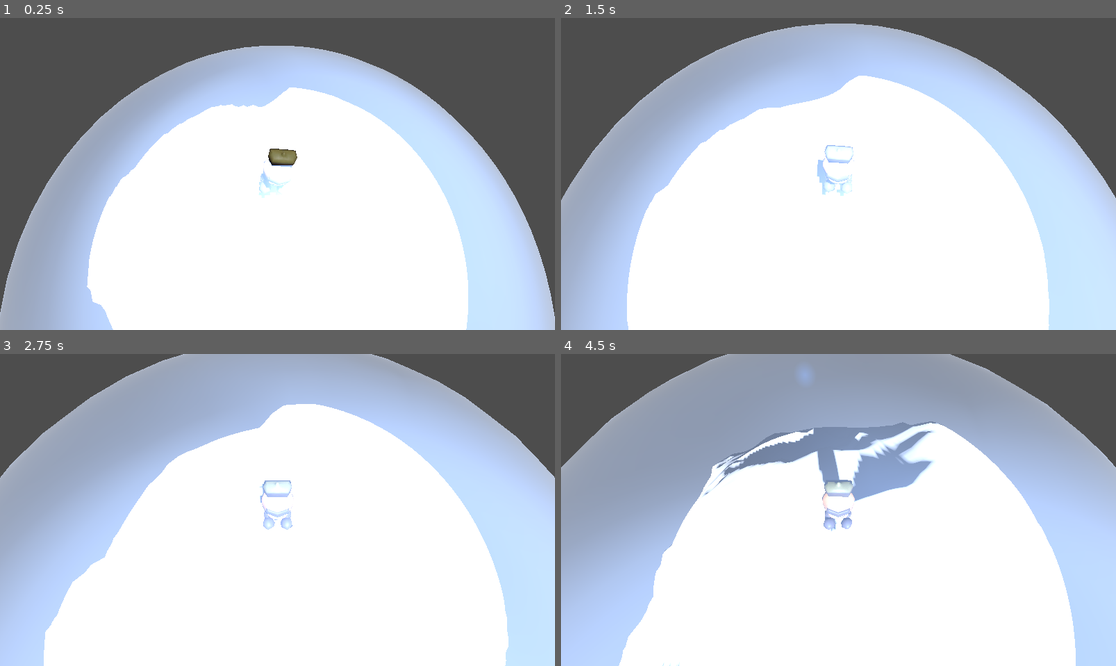
Above: before the commit, frames 1-4 (two rows, left to right).
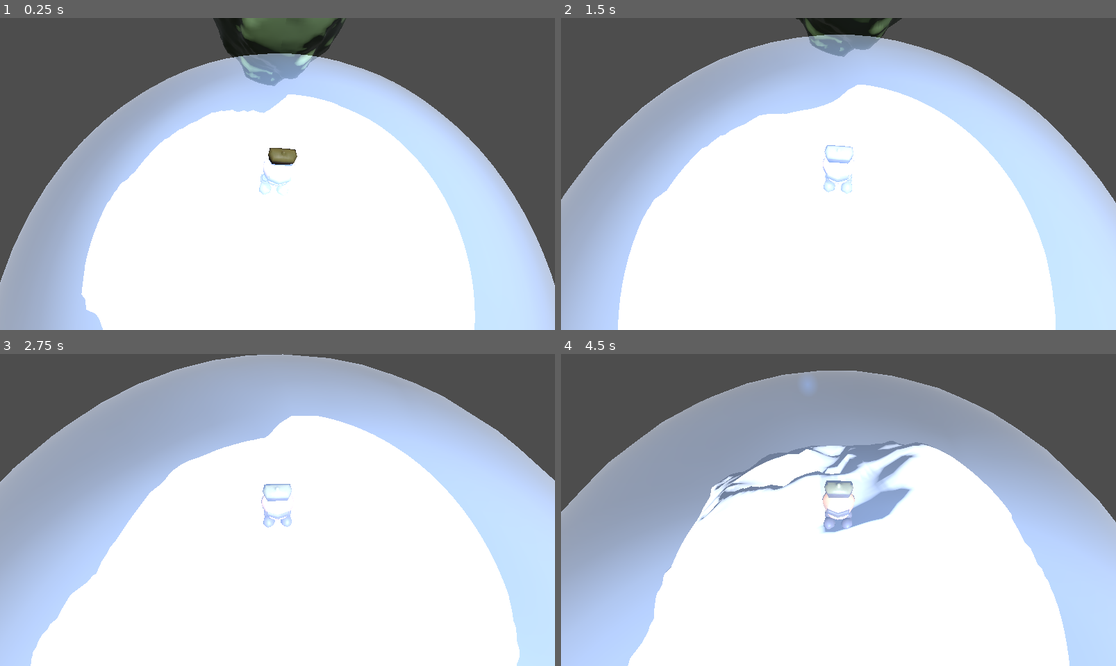
Above: after the commit, the same moments.

Repository: fsrechia/ggj25-blob
Game: Godot game, scene res://Scenes/PlanetScene.tscn
Two runs of this game, one before a commit and one after it. Both use one fixed random seed, a clock stepped at 60 frames per second and the inputs below. A sky picture missing from this copy of the repository is replaced by a grey-blue gradient.
Inputs (mouse positions are in pixels of both pictures, inside the frame that each line leads up to):
- Up to frame 1 (0.25 s): no input
- Up to frame 2 (1.5 s): tap Enter (ui_accept) at 0.5 s; move the mouse to (866, 174) at 0.52 s; hold F (interact) 0.53-1.28 s; hold W (forward) from 0.53 s (still down); tap Space (jump) at 0.77 s; move the mouse to (810, 174) at 1.27 s; tap F (interact) at 1.35 s
- Up to frame 3 (2.75 s): keep holding W (forward); tap Space (jump) at 1.52 s; move the mouse to (288, 503) at 2.02 s; hold F (interact) from 2.03 s (still down)
- Up to frame 4 (4.5 s): keep holding W (forward); move the mouse to (832, 516) at 2.77 s; release F (interact) at 2.78 s; tap F (interact) at 2.85, 4.35 s; tap Space (jump) at 3.02, 3.77 s; move the mouse to (877, 513) at 3.52 s; hold F (interact) 3.53-4.28 s; move the mouse to (794, 506) at 4.27 s

The runs differ from the first frame. In frame 1, 6.4% of the frame differs, in the area x 0-100%, y 0-100%; in frame 2, 6.5%; in frame 3, 6.2%; in frame 4, 25%.

Commit message:
Add another planet

Diff:
--- a/Scenes/PlanetScene.tscn
+++ b/Scenes/PlanetScene.tscn
@@ -1,10 +1,11 @@
-[gd_scene load_steps=18 format=3 uid="uid://bppn1jo6uahww"]
+[gd_scene load_steps=19 format=3 uid="uid://bppn1jo6uahww"]
 
 [ext_resource type="Material" uid="uid://bb56vrpwj6p0x" path="res://Materials/Stone.tres" id="2_3e4hk"]
 [ext_resource type="PackedScene" uid="uid://coqp6023uuofy" path="res://Assets/Planet/Planeta 3.glb" id="2_yn5ct"]
 [ext_resource type="Script" path="res://Forces/PointGravity.gd" id="3_k6k61"]
 [ext_resource type="Script" path="res://Forces/GravityFalloffModelShifted.gd" id="4_rc4l4"]
 [ext_resource type="Environment" uid="uid://dx1vxt3e1e0rc" path="res://Camera/EmptySpace.tres" id="5_5kygm"]
+[ext_resource type="PackedScene" uid="uid://c2qaycdxyamuh" path="res://Assets/Planet/Planeta 2.glb" id="5_msvbl"]
 [ext_resource type="Script" path="res://Scripts/AtmosphericBubble.gd" id="6_xcch3"]
 [ext_resource type="AudioStream" uid="uid://co0c0uighcuua" path="res://Assets/Audio/space-bubble-theme-chill.wav" id="7_rsok5"]
 [ext_resource type="PackedScene" uid="uid://fn2l653piy6x" path="res://Player/AnimatedPlayer.tscn" id="8_1wvoy"]
@@ -66,11 +67,39 @@
 script = ExtResource("4_rc4l4")
 start_radius = 52.0
 
+[node name="Planet2" type="StaticBody3D" parent="."]
+transform = Transform3D(1, 0, 0, 0, 1, 0, 0, 0, 1, 0, 0.898911, 137.458)
+
+[node name="Mesh" type="CSGSphere3D" parent="Planet2"]
+visible = false
+radius = 50.0
+radial_segments = 70
+rings = 70
+material = ExtResource("2_3e4hk")
+
+[node name="Planeta 2" parent="Planet2" instance=ExtResource("5_msvbl")]
+transform = Transform3D(42, 0, 0, 0, 42, 0, 0, 0, 42, 0, 0, 0)
+
+[node name="GravityWell" type="Area3D" parent="Planet2"]
+collision_layer = 2
+collision_mask = 0
+monitoring = false
+script = ExtResource("3_k6k61")
+
+[node name="BoundingShape" type="CollisionShape3D" parent="Planet2/GravityWell"]
+shape = SubResource("2")
+
+[node name="FalloffModel" type="Node" parent="Planet2/GravityWell"]
+script = ExtResource("4_rc4l4")
+start_radius = 52.0
+
 [node name="Light3D" type="Node" parent="."]
 
 [node name="Sun" type="DirectionalLight3D" parent="Light3D"]
 transform = Transform3D(1, 0, 0, 0, -4.37114e-08, 1, 0, -1, -4.37114e-08, -0.454285, 129.014, -0.860413)
 shadow_enabled = true
+shadow_opacity = 0.47
+shadow_blur = 9.609
 
 [node name="LightmapGI" type="LightmapGI" parent="Light3D"]
 
